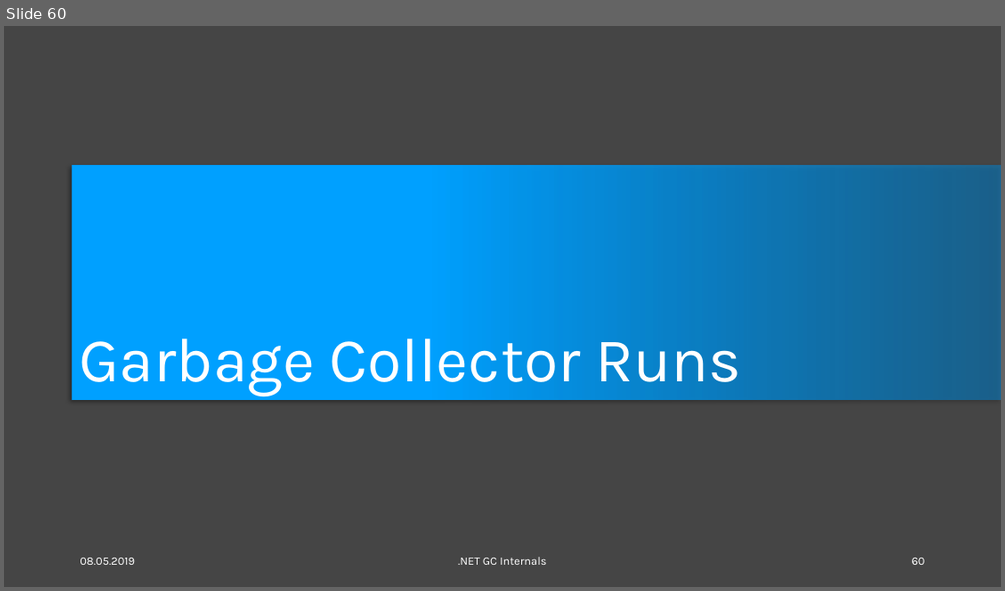
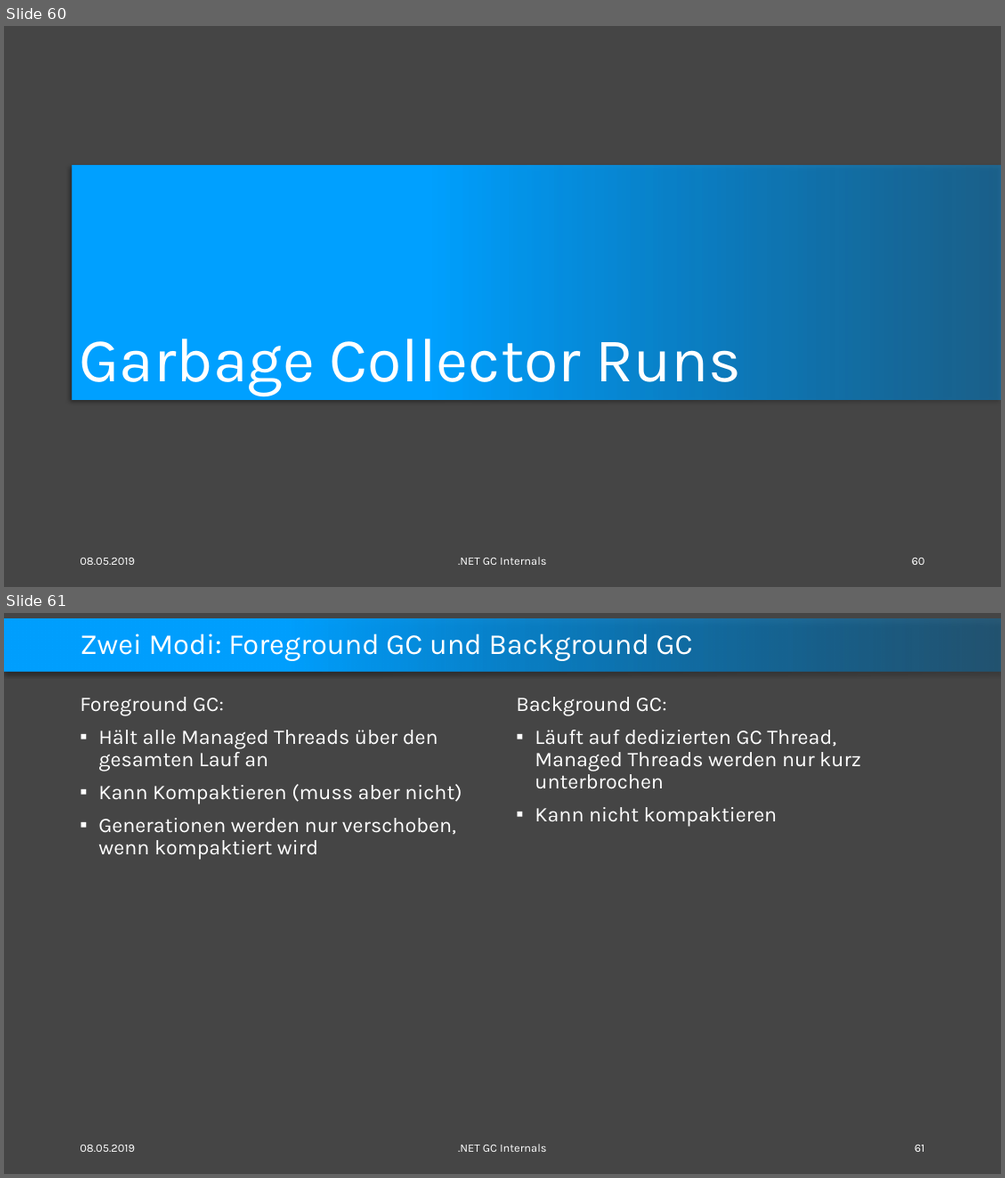
Before and after one commit to feO2x/DotnetGCInternals, a slide deck: Dotnet GC Internals.pptx. Shown one above the other, each under a label of ours: slide 60 before the commit, slides 60 and 61 after it. The pictures are 1005x591 and 1005x1178 pixels, drawn with LibreOffice and Linux fonts; fonts in the diff are those of the drawing. Boxes give left, top, right and bottom in pixels: in the first picture for what was removed or moved away, otherwise in the second. Text is boxed around its words. In the diff, an @@ line names an element or a change of style, - is before the commit and + after.

```diff
--- a/Dotnet GC Internals.pptx
+++ b/Dotnet GC Internals.pptx
@@ slide 61 added at [4,613,1001,1174], background #454545 @@
@@ rectangle added at [4,619,1001,672], fill gradient #0078BF to #00A0FF @@
@@ title added at [80,633,693,661], 28 pt, text #FFFFFF @@
+Zwei Modi: Foreground GC und Background GC
@@ text added at [80,697,461,859], 20 pt, text #FFFFFF @@
+Foreground GC:
+▪ Hält alle Managed Threads über den gesamten Lauf an
+▪ Kann Kompaktieren (muss aber nicht)
+▪ Generationen werden nur verschoben, wenn kompaktiert wird
@@ text added at [516,697,861,826], 20 pt, text #FFFFFF @@
+Background GC:
+▪ Läuft auf dedizierten GC Thread, Managed Threads werden nur kurz unterbrochen
+▪ Kann nicht kompaktieren
@@ text added at [80,1144,135,1151], 11 pt, text #FFFFFF @@
+08.05.2019
@@ text added at [458,1143,547,1151], 11 pt, text #FFFFFF @@
+.NET GC Internals
@@ page number added at [914,1144,925,1151], 11 pt, text #FFFFFF @@
+61
```
Also in this commit, not shown: 11 slides changed, 11 other slides added.
